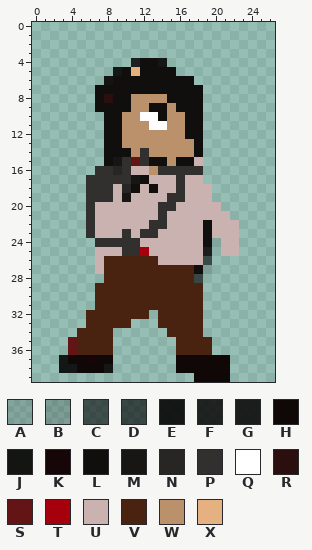
One commit to this pixel-art sprite: TileGame/Resources/TileGameResources/EnemySprites/Enemy_right_2.png. Above is the file before it was changed.
The file is 27x40 pixels. Pixels under 10% opacity are left out. Colours within 5 levels of each other are drawn and written as one.
Palette (. is transparent): A #00000021  B #0000002d  C #02020296  D #020202a2  E #060606e7  F #070606d5  G #0c0b0be4  H #100807  J #0f0f0df6  K #170607  L #100f0e  M #171614  N #272624  P #31302e  Q #ffffff  R #2a0f0e  S #621514  T #a6000d  U #cab2b0  V #492210  W #bb916b  X #e5b181
Pixels before, first column x 3:
 4 ........FLLE........
 5 ......ELXLLLL.......
 6 .....JLLLLLLLLL.....
 7 ....LLLLLLLLLLLL....
 8 ....LRLLWWWWLLLL....
 9 ....LLLLWWLLWLLL....
10 .....LLWWQQLWWLL....
11 .....LLWWWQQWWLL....
12 .....LLWWWWWWWLL....
13 .....LLWWWWWWWWL....
14 .....LLLWPWWWWWL....
15 .....LMPSPLLWLLU....
16 ....PPNPUUWPPPPP....
17 ...PPPPPMLUUUPUU....
18 ...PPPUNLULUUPUUU...
19 ...PPPUMUUUUPPUUU...
20 ...PUUUUUUUPPUUUUU..
21 ...PUUUUUUUPUUUUUUU.
22 ...PUUUUUUPPUUUULUUU
23 ...PUUUPUPPUUUUULUUU
24 ....PPPPPUUUUUUULAUU
25 ....UUUPPTUUUUUUG.UU
26 ....UVVVVVVUUUUUC...
27 ....UVVVVVVVVVVLB...
28 .....VVVVVVVVVVD....
29 ....VVVVVVVVVVVV....
30 ....VVVVVVVVVVVV....
31 ....VVVVVVVVVVVV....
32 ...VVVVVVV.VVVVV....
33 ...VVVVV...VVVVV....
34 ..VVVV......VVVV....
35 .SVVVV.......VVVV...
36 .SVVVV.......VVVV...
37 EHHKHH.......HHHHHH.
38 EEHHHE.......HHHHHH.
39 ...............HHHH.
The same view after the edit:
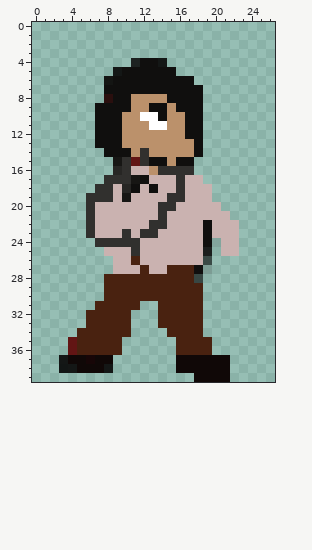
Changes in this commit:
Colour L is added in rows 10 to 13 at x 7.
Colour L replaces colour X in row 5 at x 11.
Colour U replaces colour P in row 25 at x 10.
Colour U replaces colour T in row 25 at x 12.
Colour U replaces colour V in row 26 at x 9 to 10 and 12 to 13; in row 27 at x 9 to 11 and 13 to 14.
Colour V is added in row 34 at x 9 to 10; in rows 35 to 36 at x 9.
The edit erases colour L in rows 7 to 8 at x 7; in row 15 at x 8.
The edit erases colour P in row 16 at x 7 to 8 and 18; in row 17 at x 6 to 7; in row 18 at x 6.
The edit erases colour U in row 15 at x 18; in rows 25 to 27 at x 7.
The edit erases colour V in rows 26 to 27 at x 8; in rows 29 to 30 at x 7; in row 31 at x 12 to 13; in row 32 at x 11 to 12.
Where, in picture pixels (left, top, right, bottom), the same in both pictures:
changed: (86, 67, 140, 193)
erased: (194, 157, 203, 175)
changed: (95, 247, 167, 355)
